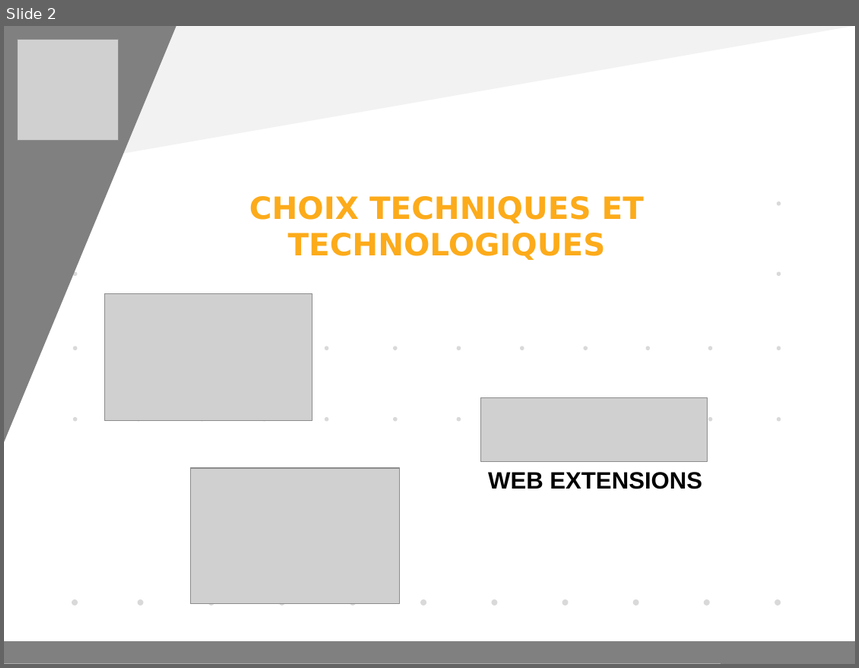
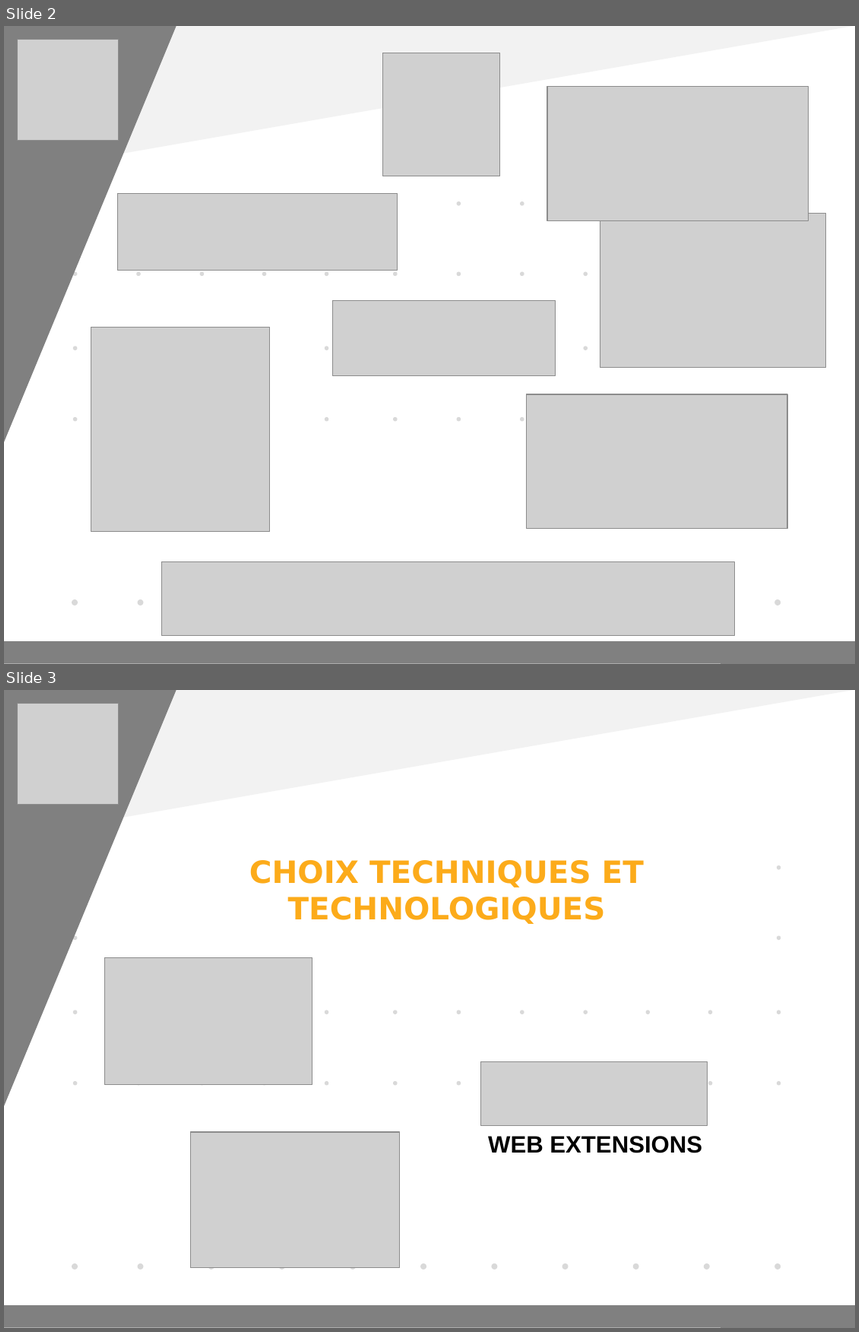
Before and after one commit to YohannBethoule/AnnuaireCollaboratif, a slide deck: diapo.odp. Shown one above the other, each under a label of ours: slide 2 before the commit, slides 2 and 3 after it. The pictures are 859x668 and 859x1332 pixels, drawn with LibreOffice and Linux fonts; fonts in the diff are those of the drawing; grey boxes stand for pictures. Boxes give left, top, right and bottom in pixels: in the first picture for what was removed or moved away, otherwise in the second. Text is boxed around its words. In the diff, an @@ line names an element or a change of style, - is before the commit and + after.

```diff
--- a/diapo.odp
+++ b/diapo.odp
@@ slide 2 added at (4,26,855,664), background #FFFFFF; not listed: 16 template elements that a slide beside it also shows @@
@@ picture added at (18,40,119,141) @@
@@ picture added at (382,53,500,176) @@
@@ picture added at (547,87,807,221) @@
@@ picture added at (118,194,397,270) @@
@@ ellipse added at (393,202,397,205), fill #D9D9D9 @@
@@ ellipse added at (457,202,461,205), fill #D9D9D9 @@
@@ ellipse added at (520,202,524,205), fill #D9D9D9 @@
@@ picture added at (601,213,826,368) @@
@@ ellipse added at (137,272,141,276), fill #D9D9D9 @@
@@ ellipse added at (200,272,204,276), fill #D9D9D9 @@
@@ ellipse added at (262,272,266,276), fill #D9D9D9 @@
@@ ellipse added at (325,272,329,276), fill #D9D9D9 @@
@@ ellipse added at (393,272,397,276), fill #D9D9D9 @@
@@ ellipse added at (457,272,461,276), fill #D9D9D9 @@
@@ ellipse added at (520,272,524,276), fill #D9D9D9 @@
@@ ellipse added at (584,272,588,276), fill #D9D9D9 @@
@@ picture added at (332,301,556,376) @@
@@ picture added at (91,327,269,531) @@
@@ picture added at (527,395,787,529) @@
@@ ellipse added at (520,417,524,422), fill #D9D9D9 @@
@@ picture added at (161,563,734,636) @@
@@ rectangle added at (721,642,855,664), fill #808080, outline #808080 0 pt @@
@@ what was slide 2 is now slide 3 @@
```
Also in this commit, not shown: 1 other slide added, 2 other files.
